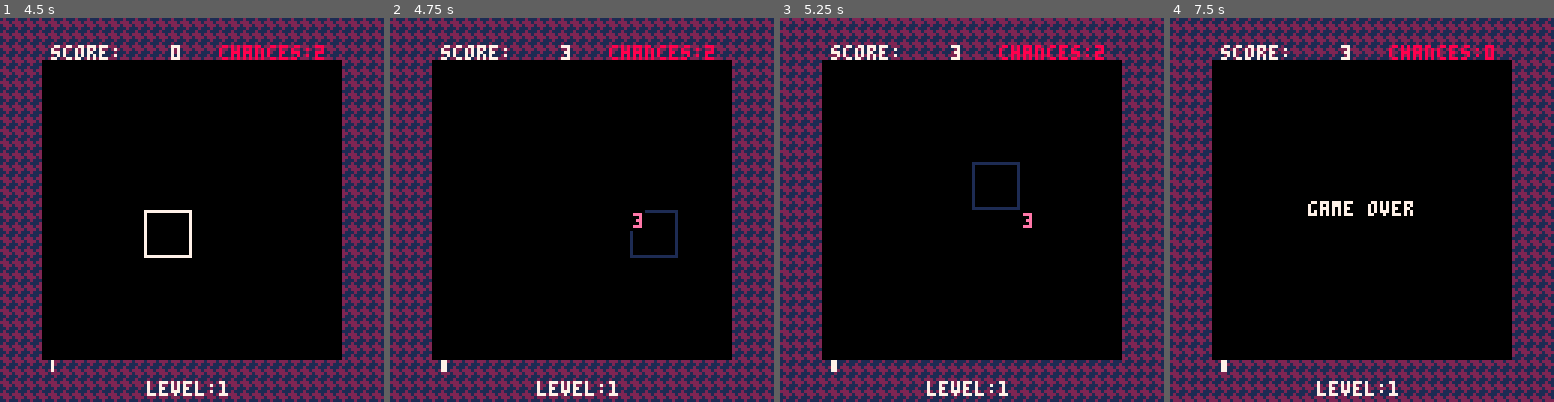
Above: before the commit, frames 1-4 (left to right).
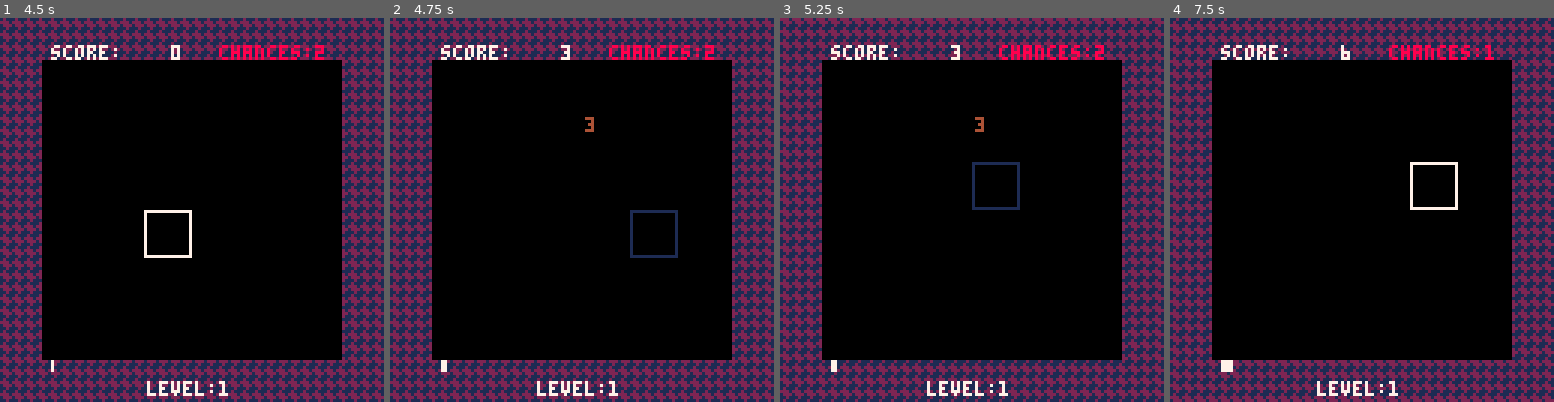
Above: after the commit, the same moments.

Repository: vm70/stratagem
Game: PICO-8 cartridge src/main.p8
The game is run twice, just before and just after one commit, with the same random seed, the same clock (stepped at 60 frames per second) and the same inputs.
Inputs:
- Up to frame 1 (4.5 s): tap X (X key) at 0.33, 1.07, 1.85, 2.97, 4.08 s; tap O (Z key) at 0.7, 1.7, 2.1, 2.5, 2.9, 3.3, 3.7, 4.1 s; hold Right 1.6-2.1 s; hold Up 2.15-2.42 s; hold Right 2.47-3.03 s; hold Left 3.08-3.58 s; hold Down 3.63-3.97 s; hold Right from 4.02 s (still down)
- Up to frame 2 (4.75 s): tap O (Z key) at 4.5 s; release Right at 4.68 s; hold Up from 4.73 s (still down)
- Up to frame 3 (5.25 s): tap O (Z key) at 4.9 s; release Up at 5.03 s; hold Left from 5.08 s (still down); tap X (X key) at 5.2 s
- Up to frame 4 (7.5 s): tap O (Z key) every 0.4 s from 5.3 to 7.3 s; release Left at 5.68 s; hold Down 5.73-6.03 s; hold Right 6.08-6.58 s; tap X (X key) at 6.32, 7.43 s; hold Right 6.63-7.13 s; hold Up 7.18-7.45 s

Frame 1 is identical in both runs. In frame 2, 0.2% of the frame differs, in the area x 50-67%, y 25-56%; in frame 3, 0.1%; in frame 4, 1.0%, in the area x 14-85%, y 7-93%.

Commit message:
Move `FillGridHoles()` into `grid.lua`

Diff:
--- a/src/grid.lua
+++ b/src/grid.lua
@@ -17,6 +17,28 @@
 	local temp = grid[gem1.y][gem1.x]
 	grid[gem1.y][gem1.x] = grid[gem2.y][gem2.x]
 	grid[gem2.y][gem2.x] = temp
+end
+
+-- Fill holes in the grid by dropping gems.
+---@param grid integer[][]
+---@return boolean # whether the grid has any holes
+function FillGridHoles(grid)
+	local has_holes = false
+	for y = 6, 1, -1 do
+		for x = 1, 6 do
+			if grid[y][x] == 0 then
+				if y == 1 then
+					grid[y][x] = 1 + flr(rnd(N_GEMS))
+				else
+					has_holes = true
+					-- printh("Found a hole at " .. x .. "," .. y)
+					grid[y][x] = grid[y - 1][x]
+					grid[y - 1][x] = 0
+				end
+			end
+		end
+	end
+	return has_holes
 end
 
 -- Clear the first match on the grid, starting from the top-left corner.
--- a/src/main.lua
+++ b/src/main.lua
@@ -124,26 +124,6 @@
 	end
 end
 
--- Fill holes in the grid by dropping gems.
----@return boolean # whether the grid has any holes
-function FillGridHoles()
-	local has_holes = false
-	for y = 6, 1, -1 do
-		for x = 1, 6 do
-			if Grid[y][x] == 0 then
-				if y == 1 then
-					Grid[y][x] = 1 + flr(rnd(N_GEMS))
-				else
-					has_holes = true
-					-- printh("Found a hole at " .. x .. "," .. y)
-					Grid[y][x] = Grid[y - 1][x]
-					Grid[y - 1][x] = 0
-				end
-			end
-		end
-	end
-	return has_holes
-end
 
 -- Increase the player level and perform associated actions
 ---@param player Player
@@ -306,7 +286,7 @@
 		CartState = STATES.generate_grid
 	elseif CartState == STATES.generate_grid then
 		-- state actions & transitions
-		if not FillGridHoles() then
+		if not FillGridHoles(Grid) then
 			if not ClearFirstGridMatch(Grid) then
 				CartState = STATES.game_idle
 				PlayLevelMusic(Player.level)
@@ -363,7 +343,7 @@
 		MoveGridCursor(Player)
 		-- state actions & transitions
 		if FrameCounter % DROP_FRAMES == 0 then
-			if not FillGridHoles() then
+			if not FillGridHoles(Grid) then
 				CartState = STATES.combo_check
 			end
 		end
